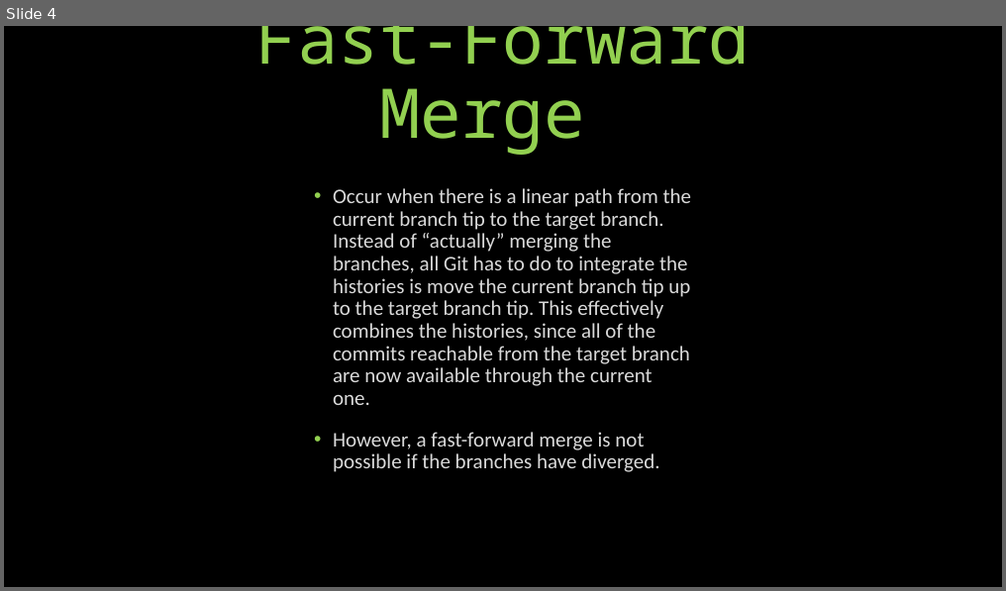
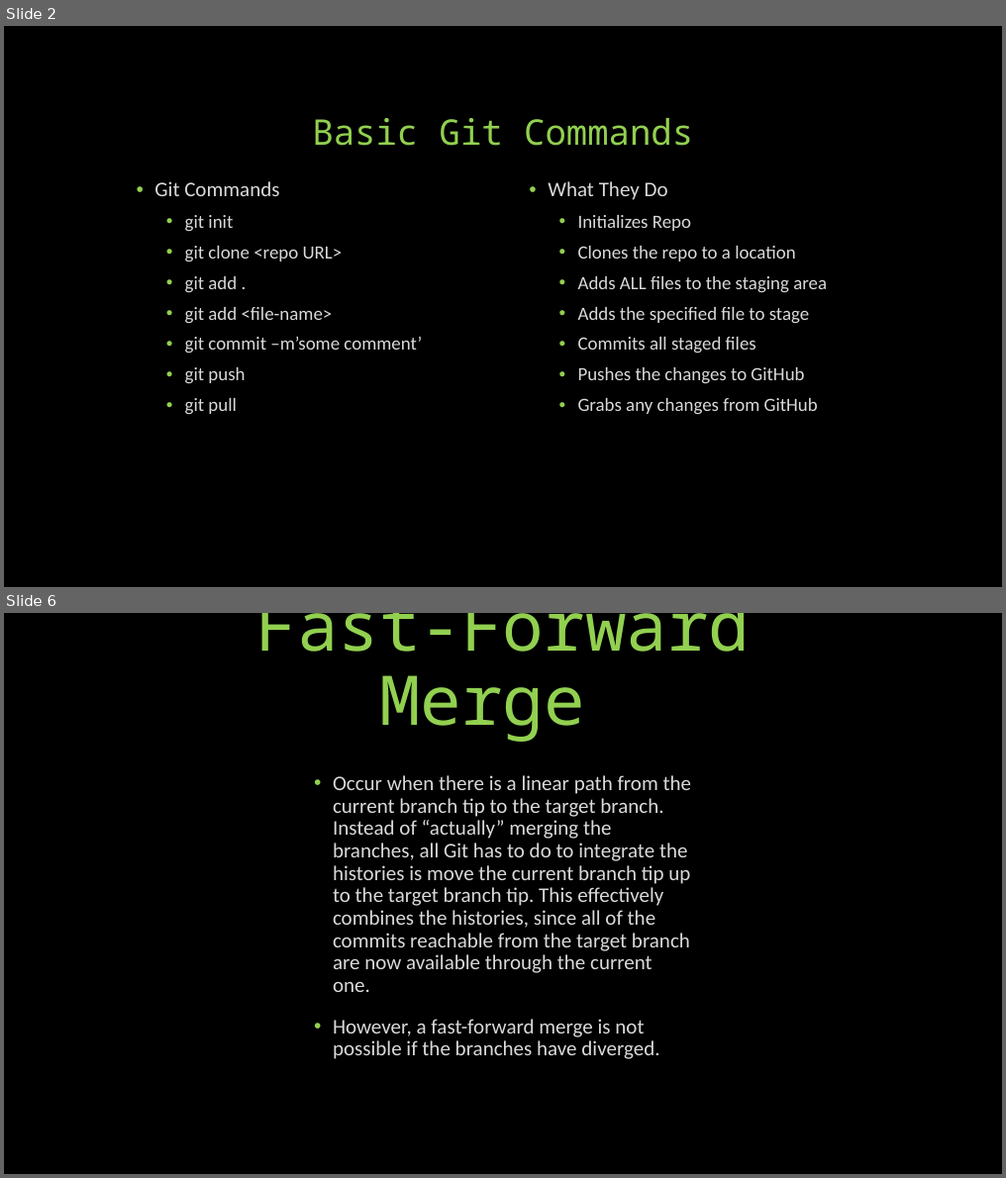
Before and after one commit to KalinBowden/BeDapperDesigns, a slide deck: GIT HUB Branching & Merging.pptx. Shown one above the other, each under a label of ours: slide 4 before the commit, slides 2 and 6 after it; the slides between them are not shown. The pictures are 1006x591 and 1006x1178 pixels, drawn with LibreOffice and Linux fonts; fonts in the diff are those of the drawing. Boxes give left, top, right and bottom in pixels: in the first picture for what was removed or moved away, otherwise in the second. Text is boxed around its words. In the diff, an @@ line names an element or a change of style, - is before the commit and + after.

```diff
--- a/GIT HUB Branching & Merging.pptx
+++ b/GIT HUB Branching & Merging.pptx
@@ slide 2 added at bbox=[4, 26, 1002, 587], background #000000 @@
@@ title added at bbox=[312, 118, 693, 146], 34 pt, text #92D050 @@
+Basic Git Commands
@@ text added at bbox=[154, 181, 422, 415], 18 pt, text #D9D9D9 @@
+• Git Commands
+  • git init
+  • git clone <repo URL>
+  • git add .
+  • git add <file-name>
+  • git commit –m’some comment’
+  • git push
+  • git pull
@@ text added at bbox=[548, 181, 827, 415], 18 pt, text #D9D9D9 @@
+• What They Do
+  • Initializes Repo
+  • Clones the repo to a location
+  • Adds ALL files to the staging area
+  • Adds the specified file to stage
+  • Commits all staged files
+  • Pushes the changes to GitHub
+  • Grabs any changes from GitHub
@@ what was slide 4 is now slide 6 @@
```
Also in this commit, not shown: 3 slides changed, 1 other slide added.
